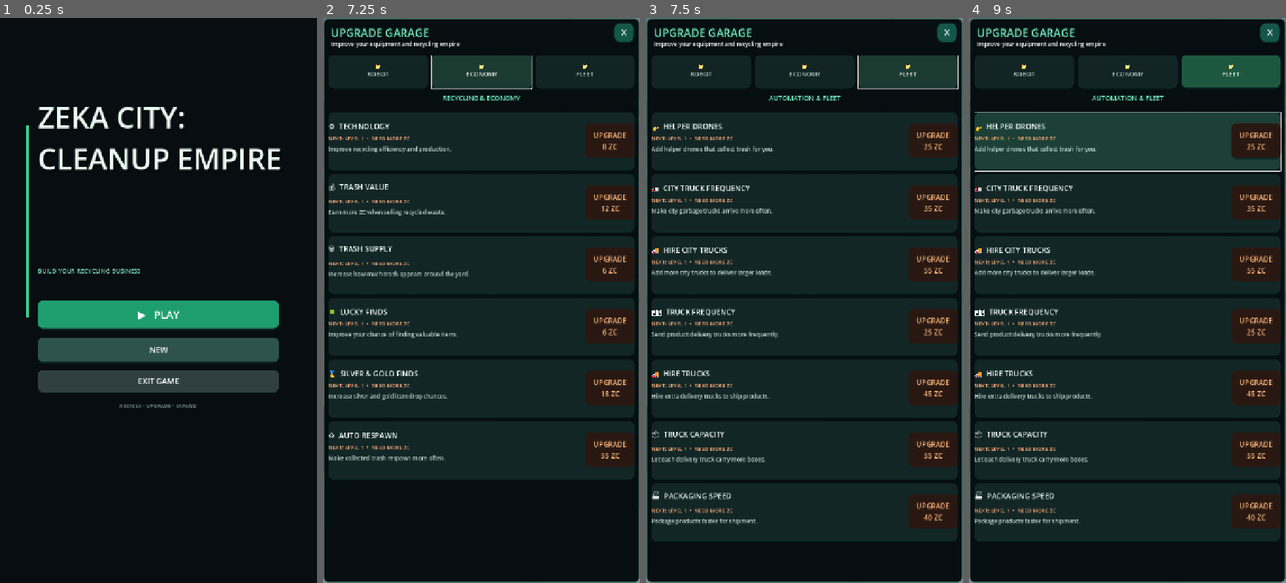
Above: before the commit, frames 1-4 (left to right).
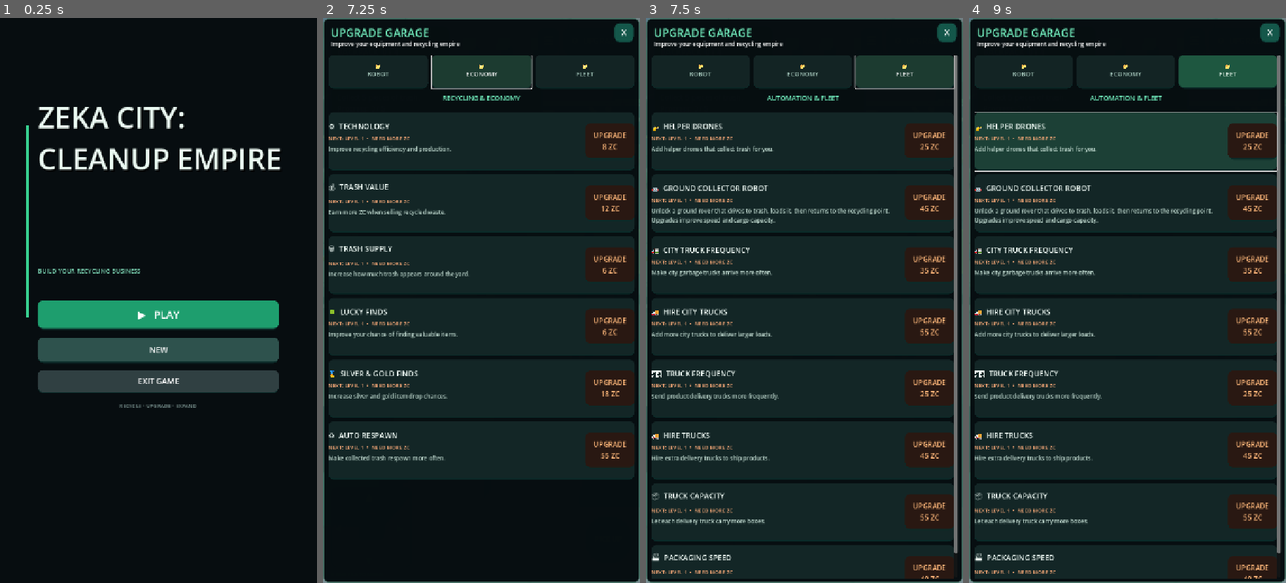
Above: after the commit, the same moments.

Repository: zekainstabot/trash-empire
Game: Godot game, scene res://Scenes/Main.tscn
Two runs of this game, one before a commit and one after it. Both use one fixed random seed, a clock stepped at 60 frames per second and the inputs below.
Inputs (mouse positions are in pixels of both pictures, inside the frame that each line leads up to):
- Up to frame 1 (0.25 s): no input
- Up to frame 2 (7.25 s): click "▶ PLAY" at 0.5 s; move the mouse to (551, 272) at 1.27 s; hold D (move_right) 1.28-2 s; click (551, 272) at 1.42 s; drag from (418, 328) to (465, 413) at 2.02 s; click "PICK UP" at 2.75 s; click "⚙ UPGRADES" at 3.5 s; click "☰" at 4.25 s; click "📁 ROBOT" at 5 s; click "📁 ECONOMY" at 5.75 s; click "📁 ECONOMY" at 6.5 s
- Up to frame 3 (7.5 s): click "📁 FLEET" at 7.25 s
- Up to frame 4 (9 s): click "📁 FLEET" at 8 s; click (1127, 142) at 8.77 s

Frames 1-2 are identical in both runs. In frame 3, 6.6% of the frame differs, in the area x 1-99%, y 6-100%; in frame 4, 6.7%.

Commit message:
Add autonomous ground trash collector robot with upgrades

Diff:
--- a/Scripts/main.gd
+++ b/Scripts/main.gd
@@ -31,6 +31,9 @@
 var suction_scan_timer := 0.0
 var suction_pull_timer := 0.0
 var drone_level := 0
+var ground_robot_level := 0
+var ground_collector: Node3D
+var ground_collector_timer := 0.0
 var drone_timer := 0.0
 var helper_drones: Array[Node3D] = []
 var auto_pickup_timer := 0.0
@@ -179,6 +182,7 @@
 	_process_auto_pickup(delta)
 	_process_vacuum_suction(delta)
 	_process_helper_drones(delta)
+	_process_ground_collector(delta)
 	_process_trash_respawn(delta)
 	_process_city_truck(delta)
 	_animate_city_pedestrians(delta)
@@ -1094,6 +1098,7 @@
 	robot_left_leg = _robot_leg(robot_visual, "LeftLeg", Vector3(-0.20, 0.52, 0))
 	robot_right_leg = _robot_leg(robot_visual, "RightLeg", Vector3(0.20, 0.52, 0))
 	_build_helper_drones()
+	_build_ground_collector()
 
 	var backpack := _add_robot_box(robot_visual, "BatteryPack", Vector3(0, 1.03, 0.34), Vector3(0.55, 0.62, 0.28), Color(0.12, 0.22, 0.26))
 	_add_robot_box(robot_visual, "BatteryStripe", Vector3(0, 1.04, 0.495), Vector3(0.34, 0.08, 0.025), Color(0.28, 0.95, 0.67))
@@ -1549,13 +1554,13 @@
 	var categories := [
 		{"title":"ROBOT & COLLECTION","folder":"📁\nROBOT","branches":["capacity","speed","range","unload","auto","bulk_pickup","magnet_power","suction"]},
 		{"title":"RECYCLING & ECONOMY","folder":"📁\nECONOMY","branches":["technology","value","supply","luck","rare_drops","respawn"]},
-		{"title":"AUTOMATION & FLEET","folder":"📁\nFLEET","branches":["drones","city_truck","city_fleet","dispatch","fleet","truck_capacity","packaging"]}
+		{"title":"AUTOMATION & FLEET","folder":"📁\nFLEET","branches":["drones","ground_robot","city_truck","city_fleet","dispatch","fleet","truck_capacity","packaging"]}
 	]
 	var titles := {
 		"capacity":"BACKPACK CAPACITY","speed":"MOVEMENT SPEED","range":"PICKUP RANGE","unload":"RECYCLING SPEED",
 		"technology":"TECHNOLOGY","value":"TRASH VALUE","supply":"TRASH SUPPLY","auto":"AUTO PICKUP",
 		"bulk_pickup":"MULTI PICKUP","respawn":"AUTO RESPAWN","luck":"LUCKY FINDS","rare_drops":"SILVER & GOLD FINDS","magnet_power":"MAGNET POWER","suction":"VACUUM SUCTION",
-		"drones":"HELPER DRONES","city_truck":"CITY TRUCK FREQUENCY","city_fleet":"HIRE CITY TRUCKS","dispatch":"TRUCK FREQUENCY",
+		"drones":"HELPER DRONES","ground_robot":"GROUND COLLECTOR ROBOT","city_truck":"CITY TRUCK FREQUENCY","city_fleet":"HIRE CITY TRUCKS","dispatch":"TRUCK FREQUENCY",
 		"fleet":"HIRE TRUCKS","truck_capacity":"TRUCK CAPACITY","packaging":"PACKAGING SPEED"
 	}
 	var descriptions := {
@@ -1574,6 +1579,7 @@
 		"magnet_power":"Pull trash toward you from farther away.",
 		"suction":"Unlock an arm-mounted vacuum. Each upgrade increases suction reach and pull speed.",
 		"drones":"Add helper drones that collect trash for you.",
+		"ground_robot":"Unlock a ground rover that drives to trash, loads it, then returns to the recycling point. Upgrades improve speed and cargo capacity.",
 		"city_truck":"Make city garbage trucks arrive more often.",
 		"city_fleet":"Add more city trucks to deliver larger loads.",
 		"dispatch":"Send product delivery trucks more frequently.",
@@ -1774,6 +1780,7 @@
 		"magnet_power": return "🧲"
 		"suction": return "🌪"
 		"drones": return "🚁"
+		"ground_robot": return "🤖"
 		"city_truck": return "🚛"
 		"city_fleet": return "🚚"
 		"dispatch": return "⏱️"
@@ -1837,6 +1844,7 @@
 		"magnet_power": return magnet_power_level - 1
 		"suction": return suction_level
 		"drones": return drone_level
+		"ground_robot": return ground_robot_level
 		"city_truck": return city_truck_upgrade_level
 		"city_fleet": return city_fleet_upgrade_level
 		"dispatch": return dispatch_upgrade_level
@@ -1874,6 +1882,7 @@
 		"magnet_power": await _upgrade_magnet_power()
 		"suction": await _upgrade_suction()
 		"drones": await _upgrade_drones()
+		"ground_robot": await _upgrade_ground_robot()
 		"city_truck": await _upgrade_city_truck_frequency()
 		"city_fleet": await _upgrade_city_fleet()
 		"dispatch": await _upgrade_dispatch()
@@ -1884,7 +1893,7 @@
 	_refresh_upgrade_prices()
 
 func _refresh_upgrade_prices() -> void:
-	var base_costs := {"capacity":5.0,"speed":7.0,"unload":6.0, …(88 unchanged characters)… wer":15.0,"suction":35.0,"drones":25.0,"city_truck":35.0,"city_fleet":55.0,"disp …(115 unchanged characters)…
+	var base_costs := {"capacity":5.0,"speed":7.0,"unload":6.0, …(88 unchanged characters)… wer":15.0,"suction":35.0,"drones":25.0,"ground_robot":45.0,"city_truck":35.0,"city_fleet":55.0,"disp …(115 unchanged characters)…
 	for node in skill_node_data:
 		var branch := String(node.branch)
 		var current := _skill_level(branch)
@@ -2278,6 +2287,48 @@
 	for i in range(helper_drones.size()):
 		if is_instance_valid(helper_drones[i]):
 			helper_drones[i].visible = i < drone_level
+
+
+func _build_ground_collector() -> void:
+	if is_instance_valid(ground_collector):
+		ground_collector.queue_free()
+	ground_collector = Node3D.new()
+	ground_collector.name = "GroundTrashCollector"
+	add_child(ground_collector)
+	# Low, four-wheel autonomous collection rover with a front loading scoop.
+	_add_robot_box(ground_collector, "RoverChassis", Vector3(0, 0.48, 0), Vector3(1.05, 0.42, 1.35), Color(0.13, 0.24, 0.27))
+	_add_robot_box(ground_collector, "RoverTop", Vector3(0, 0.76, 0.05), Vector3(0.72, 0.18, 0.78), Color(0.24, 0.42, 0.43))
+	_add_robot_box(ground_collector, "RoverFrontScoop", Vector3(0, 0.22, -0.78), Vector3(0.92, 0.12, 0.34), Color(0.72, 0.78, 0.72))
+	_add_robot_box(ground_collector, "RoverSensor", Vector3(0, 0.82, -0.30), Vector3(0.28, 0.12, 0.12), Color(0.12, 0.95, 0.76))
+	for sx in [-1.0, 1.0]:
+		for sz in [-1.0, 1.0]:
+			var wheel := MeshInstance3D.new()
+			wheel.name = "RoverWheel"
+			var wheel_mesh := CylinderMesh.new()
+			wheel_mesh.top_radius = 0.25
+			wheel_mesh.bottom_radius = 0.25
+			wheel_mesh.height = 0.16
+			wheel_mesh.radial_segments = 16
+			wheel.mesh = wheel_mesh
+			wheel.position = Vector3(sx * 0.55, 0.28, sz * 0.43)
+			wheel.rotation_degrees.z = 90.0
+			wheel.material_override = _mat(Color(0.055, 0.07, 0.075))
+			ground_collector.add_child(wheel)
+	ground_collector.visible = ground_robot_level > 0
+	ground_collector.global_position = Vector3(SELL_POINT.x + 3.0, 0.0, SELL_POINT.z + 2.0)
+	ground_collector.set_meta("target", null)
+	ground_collector.set_meta("cargo_slots", 0)
+	ground_collector.set_meta("cargo_items", [])
+	ground_collector.set_meta("cargo_bulky", 0)
+	ground_collector.set_meta("cargo_capacity", 3)
+	ground_collector.set_meta("returning", false)
+	ground_collector.set_meta("deposit_timer", 0.0)
+	ground_collector.set_meta("scan_cooldown", 0.0)
+
+func _refresh_ground_collector() -> void:
+	if is_instance_valid(ground_collector):
+		ground_collector.visible = ground_robot_level > 0
+		ground_collector.set_meta("cargo_capacity", 3 + maxi(ground_robot_level - 1, 0) * 2)
 
 func _process_helper_drones(delta: float) -> void:
 	if drone_level <= 0 or not is_instance_valid(player):
@@ -2370,6 +2421,124 @@
 			else:
 				target.set_meta("drone_reserved", -1)
 				drone.set_meta("target", null)
+
+func _process_ground_collector(delta: float) -> void:
+	if ground_robot_level <= 0 or not is_instance_valid(ground_collector):
+		return
+	var rover := ground_collector
+	var speed := 3.0 + float(ground_robot_level - 1) * 1.15
+	var capacity_slots := 3 + maxi(ground_robot_level - 1, 0) * 2
+	rover.set_meta("cargo_capacity", capacity_slots)
+	if bool(rover.get_meta("returning", false)):
+		var home := SELL_POINT + Vector3(0, 0.0, 0)
+		rover.global_position = rover.global_position.move_toward(home, speed * delta)
+		if Vector2(rover.global_position.x - home.x, rover.global_position.z - home.z).length() < 1.4:
+			_ground_collector_deposit_cycle(rover, delta)
+		return
+
+	var cargo_slots := int(rover.get_meta("cargo_slots", 0))
+	if cargo_slots >= capacity_slots:
+		rover.set_meta("returning", true)
+		rover.set_meta("target", null)
+		return
+
+	var target := rover.get_meta("target") as Node3D
+	if not is_instance_valid(target) or not trash_nodes.has(target):
+		target = null
+		var cooldown := float(rover.get_meta("scan_cooldown", 0.0)) - delta
+		if cooldown <= 0.0:
+			rover.set_meta("scan_cooldown", 0.35)
+			var nearest := 20.0 + float(ground_robot_level - 1) * 7.0
+			var rover_xz := Vector2(rover.global_position.x, rover.global_position.z)
+			for item in trash_nodes:
+				if not is_instance_valid(item) or _is_city_dump_trash(item) or item.get_meta("drone_reserved", -1) != -1:
+					continue
+				var weight := 2 if item.has_meta("bulky") else 1
+				if cargo_slots + weight > capacity_slots:
+					continue
+				var distance := rover_xz.distance_to(Vector2(item.global_position.x, item.global_position.z))
+				if distance < nearest:
+					nearest = distance
+					target = item
+			if is_instance_valid(target):
+				target.set_meta("drone_reserved", -2)
+				rover.set_meta("target", target)
+		else:
+			rover.set_meta("scan_cooldown", cooldown)
+	if not is_instance_valid(target):
+		if cargo_slots > 0:
+			rover.set_meta("returning", true)
+		return
+
+	var destination := target.global_position + Vector3(0, 0.05, 0)
+	var rover_destination := Vector3(destination.x, rover.global_position.y, destination.z)
+	rover.global_position = rover.global_position.move_toward(rover_destination, speed * delta)
+	if Vector2(rover.global_position.x - destination.x, rover.global_position.z - destination.z).length() > 0.72:
+		rover.look_at(Vector3(destination.x, rover.global_position.y, destination.z), Vector3.UP)
+		return
+
+	var weight := 2 if target.has_meta("bulky") else 1
+	if cargo_slots + weight <= capacity_slots:
+		_register_final_cleanup_pickup(target)
+		if target.has_meta("rare_type"):
+			var rare_type := String(target.get_meta("rare_type"))
+			money += 8.0 if rare_type == "gold" else 2.0
+		if weight == 2:
+			rover.set_meta("cargo_bulky", int(rover.get_meta("cargo_bulky", 0)) + 1)
+		rover.set_meta("cargo_slots", cargo_slots + weight)
+		var cargo_items: Array = rover.get_meta("cargo_items", [])
+		var keep_transform := target.global_transform
+		target.reparent(rover)
+		target.global_transform = keep_transform
+		target.position = Vector3(0, 0.88 + float(cargo_items.size()) * 0.12, 0.0)
+		cargo_items.append(target)
+		rover.set_meta("cargo_items", cargo_items)
+		trash_nodes.erase(target)
+		rover.set_meta("target", null)
+		if cargo_slots + weight >= capacity_slots:
+			rover.set_meta("returning", true)
+		_update_ui()
+		_save_game()
+	else:
+		target.set_meta("drone_reserved", -1)
+		rover.set_meta("target", null)
+
+func _ground_collector_deposit_cycle(rover: Node3D, delta: float) -> void:
+	var slots := int(rover.get_meta("cargo_slots", 0))
+	if slots <= 0:
+		rover.set_meta("returning", false)
+		return
+	var timer := float(rover.get_meta("deposit_timer", 0.0)) + delta
+	var seconds_per_item := maxf(0.35, 1.35 - float(ground_robot_level - 1) * 0.18)
+	if timer < seconds_per_item:
+		rover.set_meta("deposit_timer", timer)
+		return
+	rover.set_meta("deposit_timer", 0.0)
+	var bulky := int(rover.get_meta("cargo_bulky", 0)) > 0
+	var cargo_items: Array = rover.get_meta("cargo_items", [])
+	if not cargo_items.is_empty():
+		var cargo_item = cargo_items.pop_front()
+		if is_instance_valid(cargo_item):
+			if cargo_item.get_parent() == rover:
+				rover.remove_child(cargo_item)
+			cargo_item.queue_free()
+	rover.set_meta("cargo_items", cargo_items)
+	if bulky:
+		rover.set_meta("cargo_bulky", int(rover.get_meta("cargo_bulky", 0)) - 1)
+		rover.set_meta("cargo_slots", slots - 2)
+	else:
+		rover.set_meta("cargo_slots", slots - 1)
+	var multipliers := [1.0, 2.0, 4.0, 8.0]
+	var factory_multiplier: float = multipliers[clampi(factory_stage - 1, 0, 3)]
+	var item_value := 0.1 * recycling_bonus * factory_multiplier * (1.0 + float(trash_value_upgrade_level - 1) * 0.25) * (2.0 if bulky else 1.0)
+	money += item_value
+	_spawn_conveyor_item(item_value)
+	_update_ui()
+	_save_game()
+	if int(rover.get_meta("cargo_slots", 0)) <= 0:
+		rover.set_meta("returning", false)
+		rover.set_meta("scan_cooldown", 0.8)
+
 func _drone_deposit_cycle(drone: Node3D) -> void:
 	if not is_instance_valid(drone) or not drone.get_meta("returning", false):
 		return
@@ -2415,6 +2584,8 @@
 	if not is_instance_valid(player):
 		return
 	# Drone cargo is processed separately; it never triggers a sale of the player's bag.
+	if is_instance_valid(ground_collector) and ground_collector.visible and ground_collector.get_meta("returning", false) and Vector2(ground_collector.global_position.x - SELL_POINT.x, ground_collector.global_position.z - SELL_POINT.z).length() <= 1.6:
+		_ground_collector_deposit_cycle(ground_collector, delta)
 	for drone in helper_drones:
 		if is_instance_valid(drone) and drone.visible and drone.get_meta("returning", false) and drone.global_position.distance_to(SELL_POINT + Vector3(0, 1.5, 0)) <= 3.0:
 			_drone_deposit_cycle(drone)
@@ -2576,6 +2747,26 @@
 	_refresh_upgrade_prices()
 	_save_game()
 	_set_message("Helper drone upgraded! %d drone(s) now collect trash automatically." % drone_level)
+
+
+func _upgrade_ground_robot() -> void:
+	if ground_robot_level >= 3:
+		_set_message("Ground collector robot is fully upgraded.")
+		return
+	var cost := _upgrade_cost(45.0, ground_robot_level + 1)
+	if money < cost:
+		_set_message("You need %.1f ZC to complete this purchase." % cost)
+		return
+	if not await _pay_gradually(cost):
+		return
+	ground_robot_level = mini(ground_robot_level + 1, 3)
+	if not is_instance_valid(ground_collector):
+		_build_ground_collector()
+	_refresh_ground_collector()
+	_update_ui()
+	_refresh_upgrade_prices()
+	_save_game()
+	_set_message("Ground collector robot level %d: speed and cargo capacity increased." % ground_robot_level)
 
 func _upgrade_magnet_power() -> void:
 	var cost := _upgrade_cost(15.0, magnet_power_level)
@@ -2854,6 +3045,7 @@
 	save.set_value("progress", "magnet_power_level", magnet_power_level)
 	save.set_value("progress", "suction_level", suction_level)
 	save.set_value("progress", "drone_level", drone_level)
+	save.set_value("progress", "ground_robot_level", ground_robot_level)
 	save.set_value("progress", "dispatch_upgrade_level", dispatch_upgrade_level)
 	save.set_value("progress", "city_truck_upgrade_level", city_truck_upgrade_level)
 	save.set_value("progress", "city_fleet_upgrade_level", city_fleet_upgrade_level)
@@ -2891,6 +3083,7 @@
 	magnet_power_level = int(save.get_value("progress", "magnet_power_level", 1))
 	suction_level = clampi(int(save.get_value("progress", "suction_level", 0)), 0, 3)
 	drone_level = clampi(int(save.get_value("progress", "drone_level", 0)), 0, 3)
+	ground_robot_level = clampi(int(save.get_value("progress", "ground_robot_level", 0)), 0, 3)
 	dispatch_upgrade_level = clampi(int(save.get_value("progress", "dispatch_upgrade_level", 0)), 0, 3)
 	city_truck_upgrade_level = clampi(int(save.get_value("progress", "city_truck_upgrade_level", 0)), 0, 3)
 	city_fleet_upgrade_level = clampi(int(save.get_value("progress", "city_fleet_upgrade_level", 0)), 0, 3)
